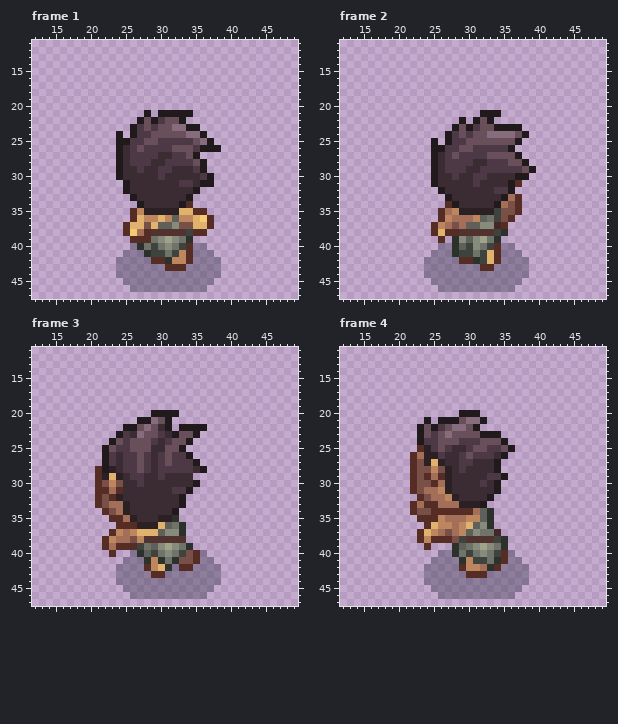
Two states of a pixel-art file, Assets/Imported/Swordsmen/asperite_no_sword/Swordsman_lvl1_Walk_attack/Swordsman_lvl1_Walk_Attack_back.aseprite. Above: the version before the commit.
64x64 pixels, 6 frames. Colours within 5 levels of each other are drawn and written as one. Shown: frame 1: x 12..49, y 11..47; frame 2: x 12..49, y 11..47; frame 3: x 12..49, y 11..47; frame 4: x 12..49, y 11..47. The commit also changed other frames, which this record leaves out.
The result:
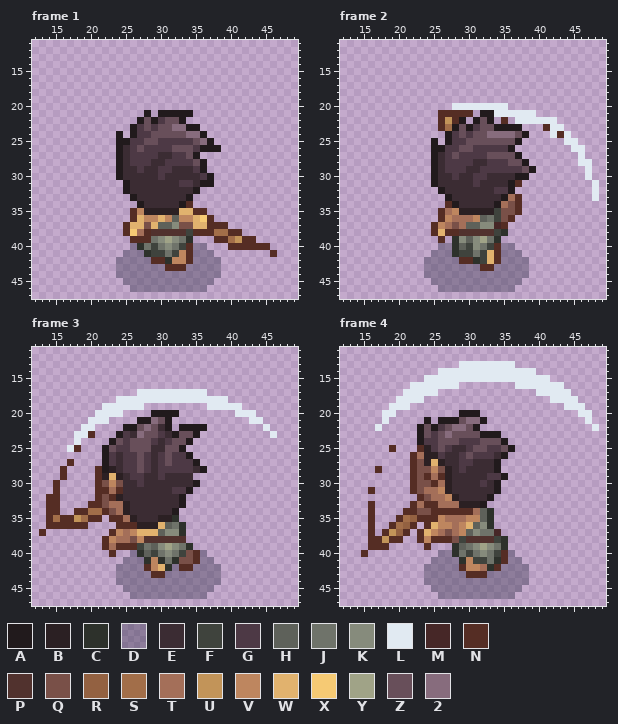
Palette (. is transparent): A #211a1c  B #2b2023  C #2d312b  D #28293f59  E #3b2c33  F #3f433d  G #4d3945  H #5e615a  J #6f736a  K #868b7c  L #e1eaf2  M #462727  N #552d24  P #51322e  Q #795048  R #936141  S #a26e49  T #a46f59  U #c29459  V #be865f  W #e1b26e  X #f6ca74  Y #a0a387  Z #684f5a  2 #876c7d
Change:
layer "sword_back" now shown
layer "swing" now shown
Frame 1, layer "sword_back":
The author put colour N in row 37 at x 38 to 39; in row 38 at x 37 and 40 to 41; in row 39 at x 38 to 39 and 42 to 43; in row 40 at x 40 to 45; in row 41 at x 46.
The author put colour S in row 38 at x 38 to 39; in row 39 at x 40.
The author put colour U in row 39 at x 41.
Frame 2, layers "swing", "sword_back":
The author put colour L in row 20 at x 28 to 35; in row 21 at x 35 to 39; in row 22 at x 37 to 42; in row 23 at x 42 to 43; in row 24 at x 42 and 44; in row 25 at x 44 to 45.
The author put colour L in row 26 at x 45 to 46; in row 27 at x 46; in row 28 at x 46 to 47; in rows 29 to 30 at x 47; in rows 31 to 33 at x 48.
Colour A becomes colour L in row 21 at x 34.
The author put colour N in row 21 at x 26 to 30; in row 22 at x 26, 28 and 35; in row 23 at x 26 and 41; in row 24 at x 43.
The author put colour S in row 23 at x 27.
The author put colour U in row 22 at x 27.
Frame 3, layers "swing", "sword_back":
The author put colour L in row 17 at x 27 to 36; in row 18 at x 24 to 39; in row 19 at x 22 to 27 and 37 to 41; in row 20 at x 21 to 24 and 41 to 43; in row 21 at x 20 to 22 and 43 to 44; in row 22 at x 19 to 20 and 45.
The author put colour L in row 23 at x 18 to 19 and 46; in row 24 at x 18; in row 25 at x 17.
The author put colour N in row 23 at x 20; in row 25 at x 18; in row 27 at x 17; in rows 28 to 29 at x 16; in rows 30 to 31 at x 15; in row 32 at x 14 to 15.
The author put colour N in row 33 at x 14 to 15 and 20; in row 34 at x 14 to 15 and 18 to 19; in row 35 at x 14, 16 to 17 and 20 to 21; in row 36 at x 14 to 19; in row 37 at x 13.
The author put colour S in row 34 at x 20 to 21; in row 35 at x 15 and 19.
The author put colour U in row 35 at x 18.
Frame 4, layers "swing", "sword_back":
The author put colour L in row 13 at x 29 to 36; in row 14 at x 26 to 39; in row 15 at x 24 to 41; in row 16 at x 22 to 28 and 37 to 43; in row 17 at x 21 to 25 and 40 to 44; in row 18 at x 20 to 23 and 42 to 45.
The author put colour L in row 19 at x 19 to 21 and 44 to 46; in row 20 at x 18 to 19 and 46 to 47; in row 21 at x 18 and 47; in row 22 at x 17 and 48.
The author put colour N in row 25 at x 19; in row 28 at x 17; in row 31 at x 16; in row 33 at x 16; in row 34 at x 16 and 21; in row 35 at x 16 and 20.
The author put colour N in row 36 at x 16, 19 and 22; in row 37 at x 16, 18 and 21; in row 38 at x 16 to 17 and 19 to 20; in row 39 at x 16 to 18; in row 40 at x 15.
The author put colour R in row 35 at x 22; in row 36 at x 21; in row 37 at x 20.
The author put colour S in row 35 at x 21; in row 36 at x 20.
The author put colour U in row 37 at x 19; in row 38 at x 18.
Where, in picture pixels (left, top, right, bottom), the same in both pictures:
added: (207, 222, 277, 257)
changed: (438, 103, 599, 201)
added: (39, 389, 277, 536)
added: (361, 361, 599, 557)
